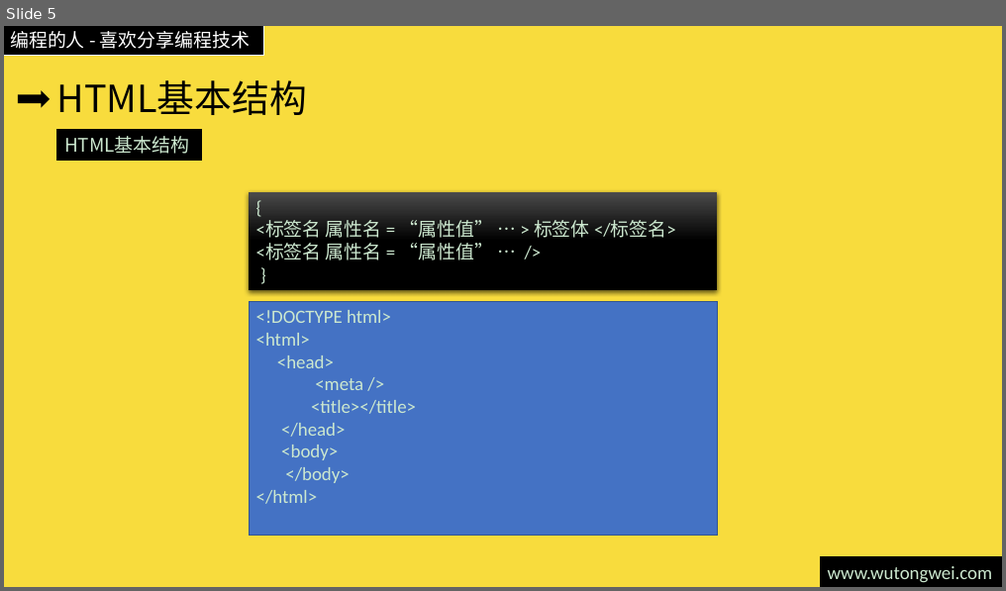
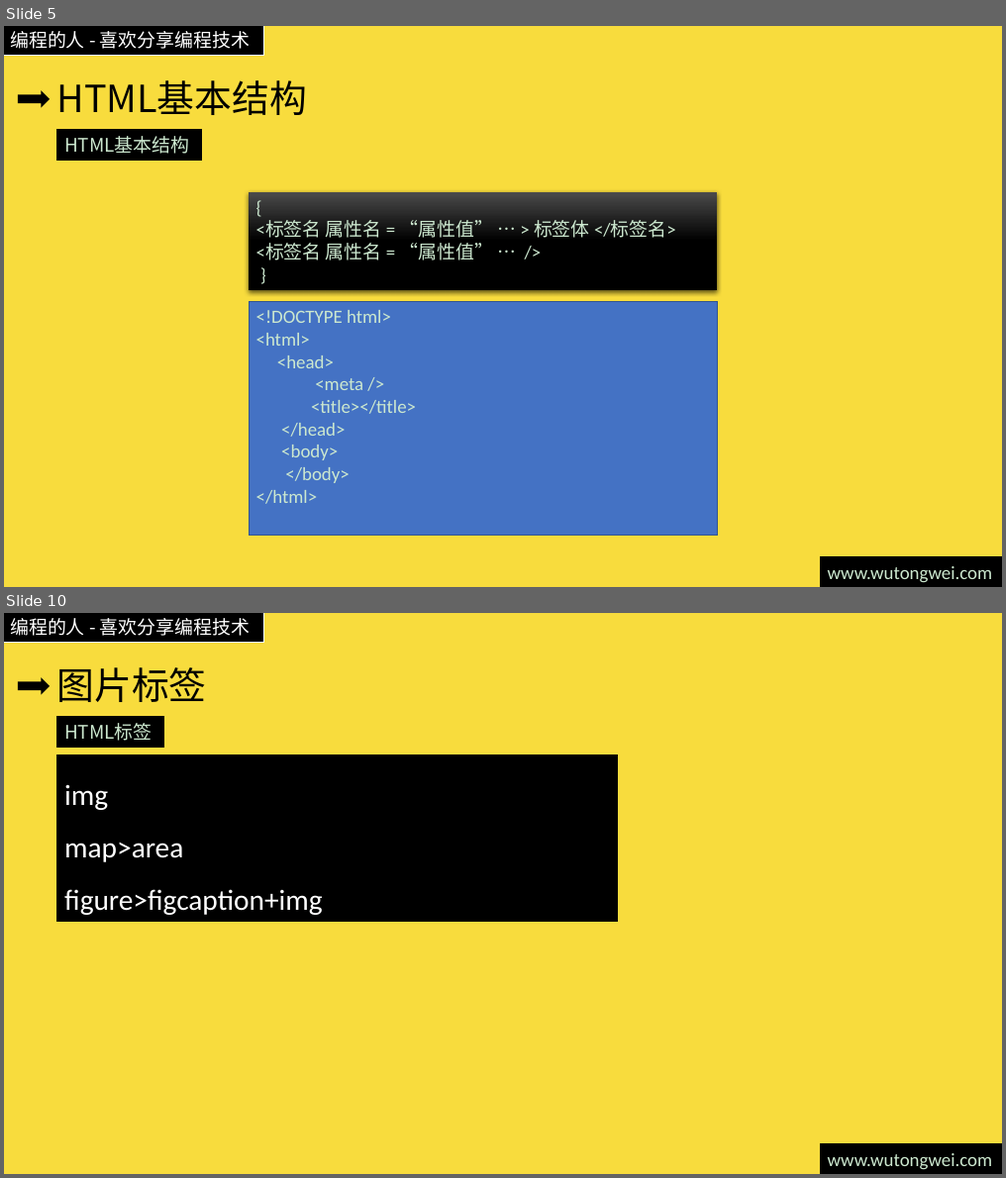
Before and after one commit to willculture/training, a slide deck: ppt/front-end/HTML5.pptx. Shown one above the other, each under a label of ours: slide 5 before the commit, slides 5 and 10 after it; the slides between them are not shown. The pictures are 1006x591 and 1006x1178 pixels, drawn with LibreOffice and Linux fonts; fonts in the diff are those of the drawing. Boxes give left, top, right and bottom in pixels: in the first picture for what was removed or moved away, otherwise in the second. Text is boxed around its words. In the diff, an @@ line names an element or a change of style, - is before the commit and + after.

Commit message:
更新html5需要学习标签

```diff
--- a/ppt/front-end/HTML5.pptx
+++ b/ppt/front-end/HTML5.pptx
@@ slide 10 added at bbox=[4, 613, 1002, 1174], background #F8DC3D; not listed: 3 template elements that a slide beside it also shows @@
@@ title added at bbox=[56, 667, 206, 702], 36 pt, text #000000 @@
+图片标签
@@ rectangle added at bbox=[57, 716, 163, 747], fill #000000, outline #000000 1 pt, 18 pt, text #CCE8CF @@
+HTML标签
@@ rectangle added at bbox=[57, 756, 617, 922], fill #000000, outline #000000 1 pt, 28 pt, text #CCE8CF @@
+img
+map>area
+figure>figcaption+img
```
Also in this commit, not shown: 1 slide changed, 9 other slides added.
